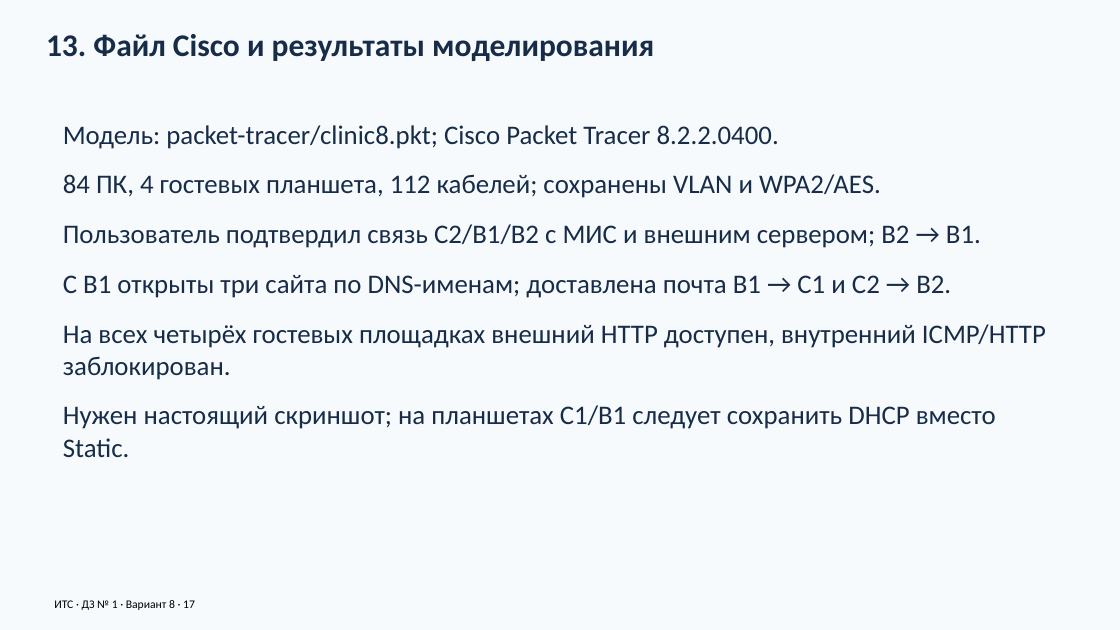
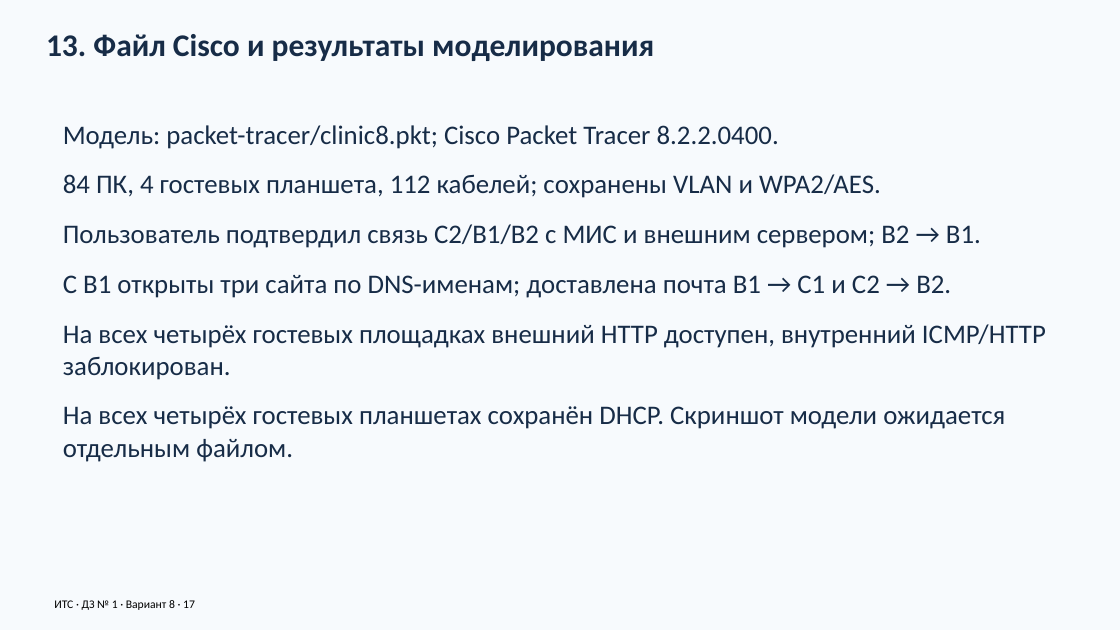
Before and after one commit to warofconnection/dz, a slide deck: slide 17 of docs/Презентация_вариант_8.pptx. Drawn at 1120x630 pixels with LibreOffice and Linux fonts; fonts in the diff are those of the drawing. Boxes give left, top, right and bottom in pixels: in the first picture for what was removed or moved away, otherwise in the second. Text is boxed around its words. In the diff, an @@ line names an element or a change of style, - is before the commit and + after.

Commit message:
Accept final user model with DHCP on all guest tablets and update documents

```diff
--- a/docs/Презентация_вариант_8.pptx
+++ b/docs/Презентация_вариант_8.pptx
@@ text at (63,406,1005,462): text changed @@
-Нужен настоящий скриншот; на планшетах C1/B1 следует сохранить DHCP вместо Static.
+На всех четырёх гостевых планшетах сохранён DHCP. Скриншот модели ожидается отдельным файлом.
```
Also in this commit, not shown: 1 other slide changed, 10 other files.
